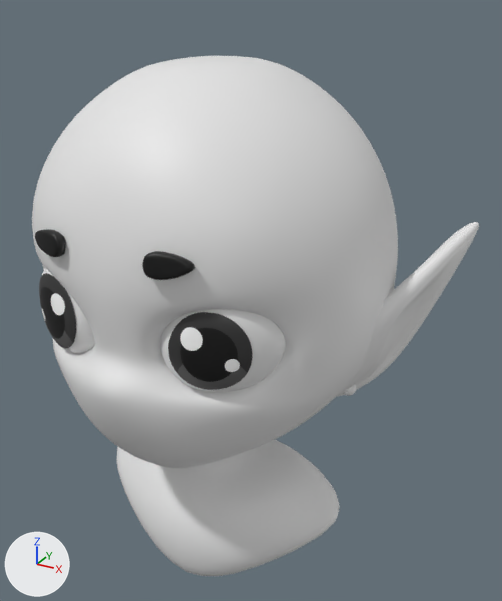
Renders of the Blender file Scenes/portrait11.blend from each side of a commit.
Both versions are drawn from a 50 mm camera at (2.12, -3.39, 3.13) aimed at (0.14, 0.22, 1.32). The axes (+X, +Y, +Z) are drawn at lower left. The lights are the same throughout.

The first picture shows 'chest', 'eyebrows3', 'eyes', 'head', 'pupil_L', 'pupil_R'.
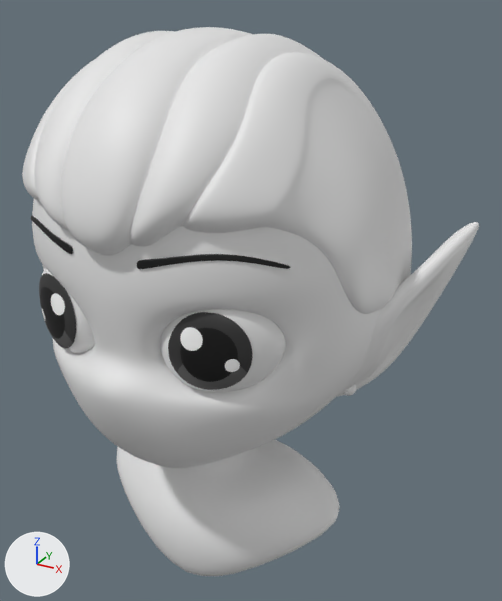
Edits to the bpy script that builds the scene:
```text
Change ob_hairbase3:
    remove ob_hairbase3.hide_set(True)
Change ob_eyebrows3:
    add ob_eyebrows3.hide_set(True)
Change ob_eyebrows1:
    remove ob_eyebrows1.hide_set(True)
```

Boxes [x1, y1, x2, y2] around the edits, measured in the pictures (502 x 601 px):
'hairBase3', shown
    after: [22, 27, 412, 314]
'eyebrows3', hidden (black)
    before: [35, 229, 195, 280]
'eyebrows1', shown (black)
    after: [31, 216, 290, 269]
